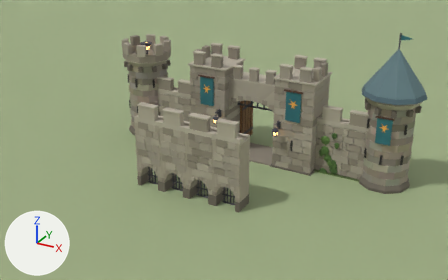
The Blender file blender/town_walls.blend, before and after one commit.
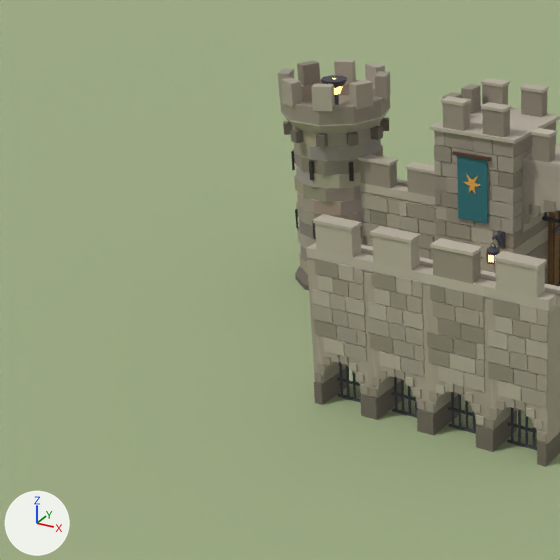
Each version appears first whole from a 50 mm camera at (9.48, -19.87, 10.19) aimed at (-0.29, -2.11, 1.31), and next in a close-up on the part from 0% to 55% of the width and 3% to 91% of the height. Arrows for +X, +Y and +Z are at lower left; the lights stay in place. The last two pictures show the newer version.

The first close-up shows 'TownWallsArchCopy-2_NOT_EXPORTED', 'TownWallsArchCopy1_NOT_EXPORTED', 'TownWallsFloor_NOT_EXPORTED', 'town_gatehouse_a', 'town_wall_a', 'town_wall_arch_a', 'town_wall_arch_b', 'town_wall_lantern_a', 'town_wall_tower_a'.
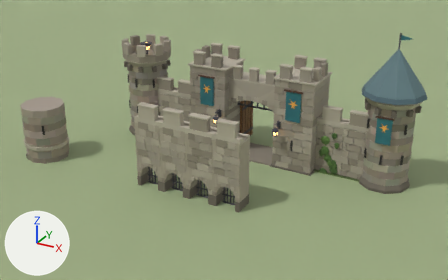
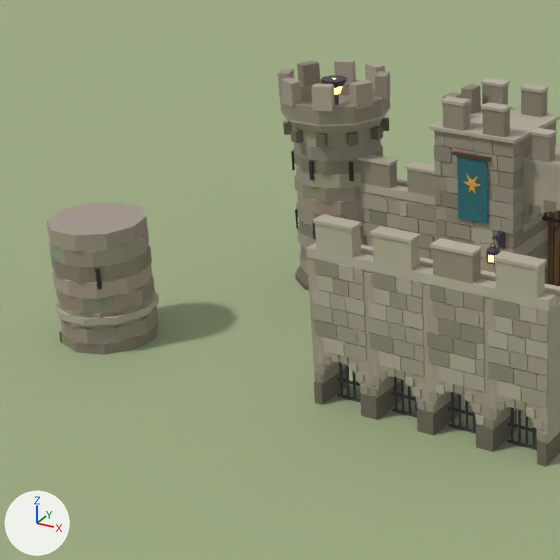
Commit message: feat(town): a tall tower where the wall comes down the cliff

Location of each change, (x1, y1, x2, y2) in pixels of the close-ups (560 x 560 px):
'town_wall_tower_shaft_a', added
    after: (47, 202, 159, 355)

The change, as a diff of the scene's bpy script:
```diff
--- a/blender/town_walls.blend.py
+++ b/blender/town_walls.blend.py
@@ me_town_wall_tower_shaft_a @@
+me_town_wall_tower_shaft_a.from_pydata(...)  # 256 vertices, 456 faces; spans x -0.85..0.85, y -0.81..0.81, z 0.0..3.0
+me_town_wall_tower_shaft_a.materials.append(mat_props_vertexcolor)
@@ ob_town_wall_tower_shaft_a @@
+ob_town_wall_tower_shaft_a = bpy.data.objects.new('town_wall_tower_shaft_a', me_town_wall_tower_shaft_a)
+ob_town_wall_tower_shaft_a.location = (-7.0, -4.0, -0.9)
```
